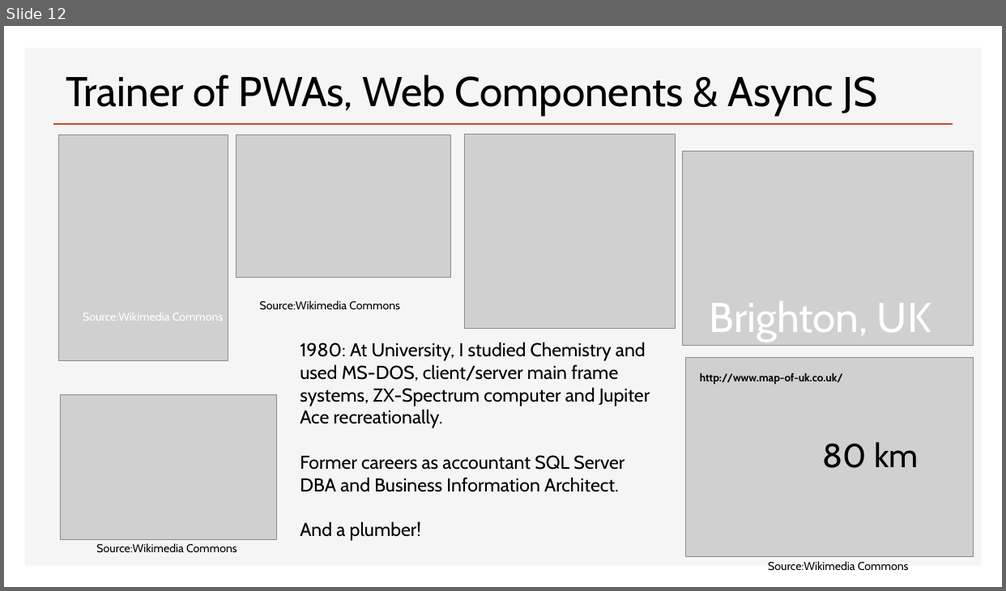
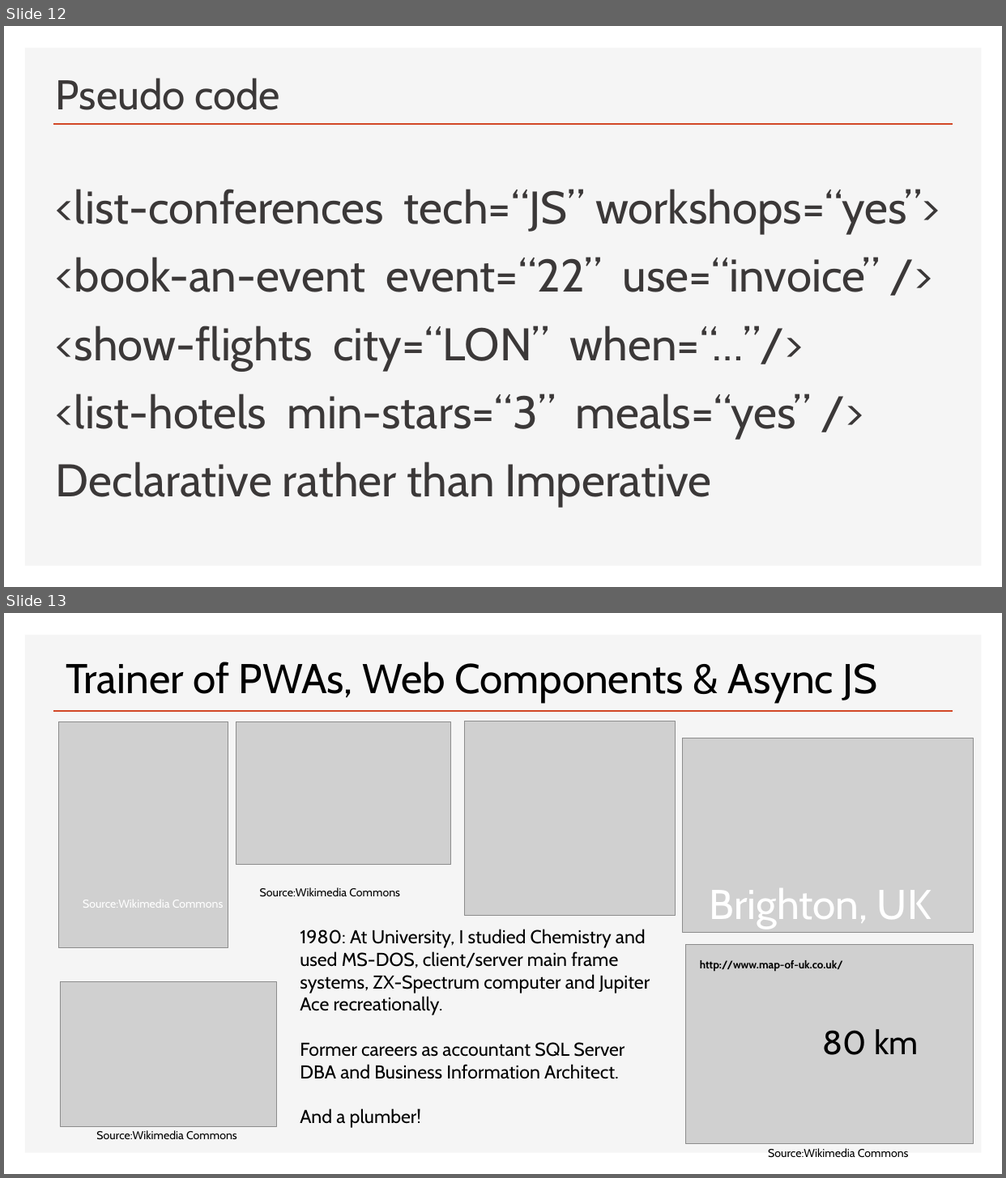
Before and after one commit to iwswordpress/ndc-london-web-components, a slide deck: talk.pptx. Shown one above the other, each under a label of ours: slide 12 before the commit, slides 12 and 13 after it. The pictures are 1006x591 and 1006x1178 pixels, drawn with LibreOffice and Linux fonts; fonts in the diff are those of the drawing; grey boxes stand for pictures. Boxes give left, top, right and bottom in pixels: in the first picture for what was removed or moved away, otherwise in the second. Text is boxed around its words. In the diff, an @@ line names an element or a change of style, - is before the commit and + after.

```diff
--- a/talk.pptx
+++ b/talk.pptx
@@ slide 12 added at bbox=[4, 26, 1002, 587], background #FFFFFF; not listed: 2 template elements that a slide beside it also shows @@
@@ title added at bbox=[56, 78, 280, 110], 40 pt, text #3B3838 @@
+Pseudo code
@@ text added at bbox=[56, 189, 940, 507], 44 pt, text #3B3838 @@
+<list-conferences tech=“JS” workshops=“yes”>
+<book-an-event event=“22” use=“invoice” />
+<show-flights city=“LON” when=“…”/>
+<list-hotels min-stars=“3” meals=“yes” />
+Declarative rather than Imperative
@@ what was slide 12 is now slide 13 @@
```
Also in this commit, not shown: 1 other slide added, 1 other file.
